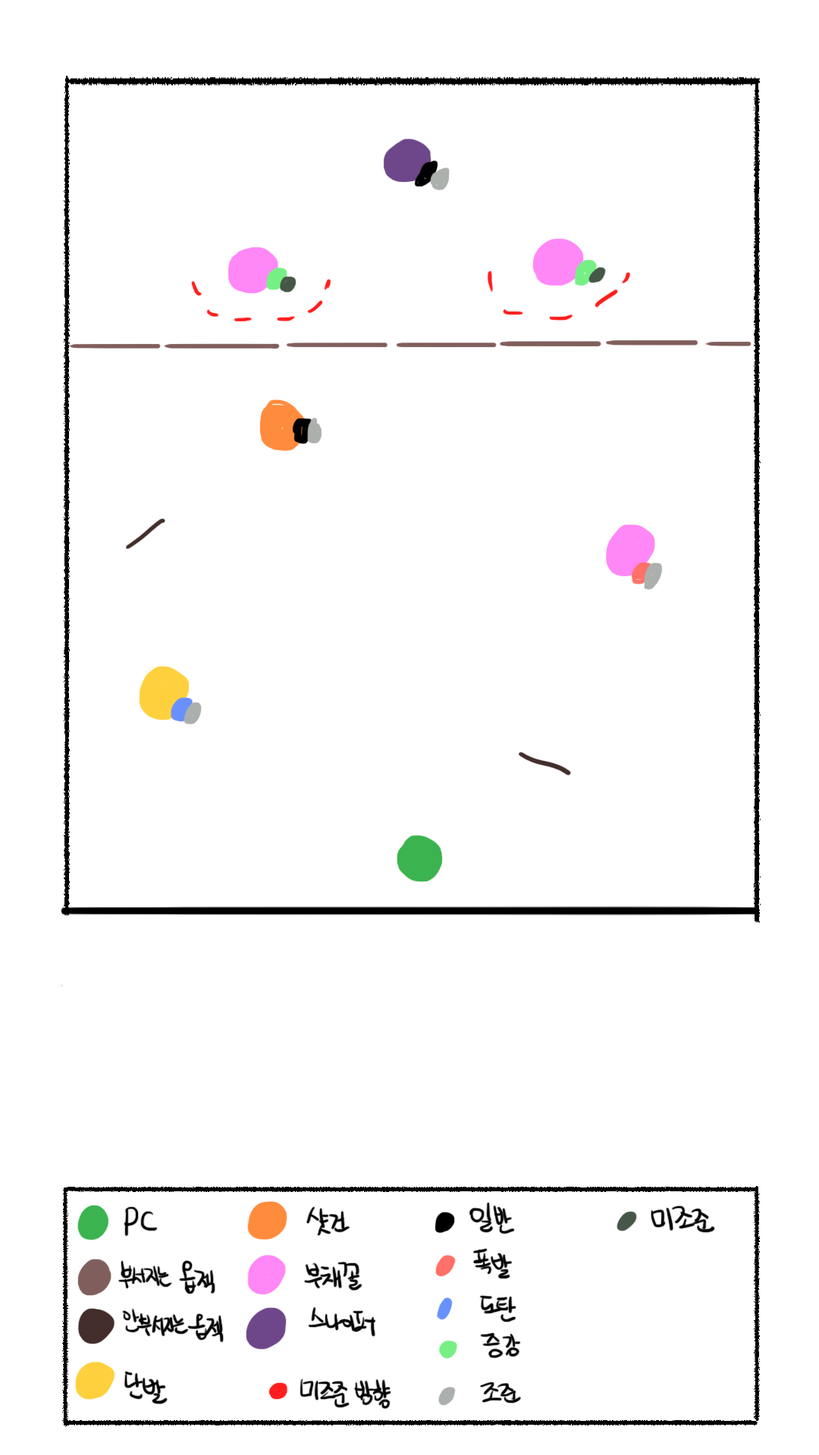
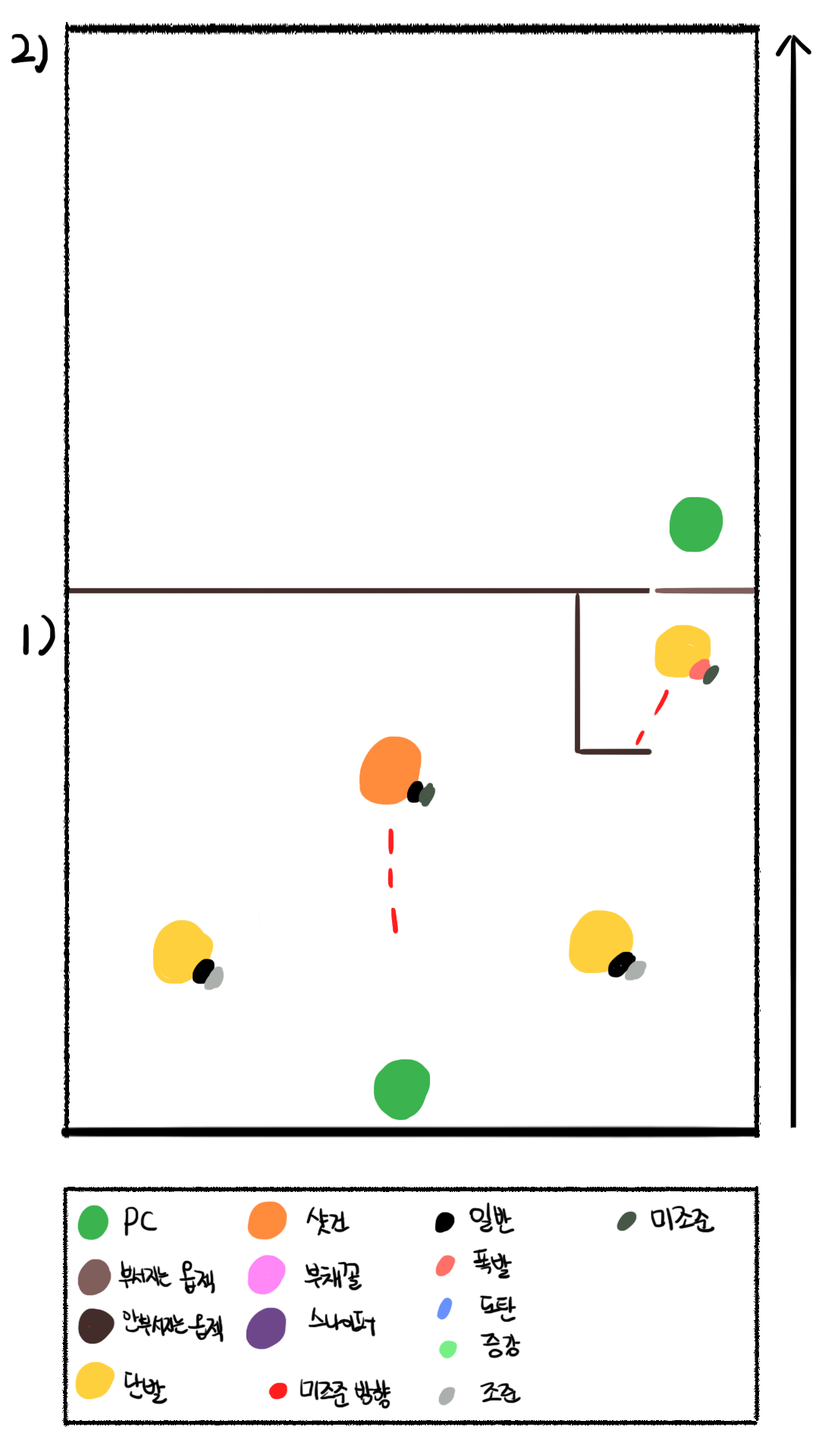
Comparing the layer stacks of the two 819 × 1455 images. Changes:
added group "맵2" with 6 layers above "맵1" over [10, 21, 812, 1328]
added layer "메인" (1st of 2, in "맵2") in group "맵2" over [10, 21, 812, 1328]
added layer "PC" in group "맵2" over [372, 496, 724, 1122]
added layer "NPC" in group "맵2" over [152, 624, 721, 991]
added layer "오브젝트" (1st of 2, in "맵2") in group "맵2" over [65, 586, 757, 1328]
added layer "미조준 첫 조준 방향" (1st of 2, in "맵2") in group "맵2" over [386, 688, 670, 935]
moved "메인" (2nd of 2, in "샘플 맵") into group "샘플 맵", painted on it over [60, 75, 761, 1328]
moved "pc" into group "샘플 맵", painted on it over [395, 834, 461, 1122]
moved "npc" into group "샘플 맵", painted on it over [106, 137, 716, 991]
moved "오브젝트" (2nd of 2, in "샘플 맵") into group "샘플 맵", painted on it over [67, 296, 761, 993]
moved "미조준 첫 조준 방향" (2nd of 2, in "샘플 맵") into group "샘플 맵", painted on it over [175, 270, 674, 725]
